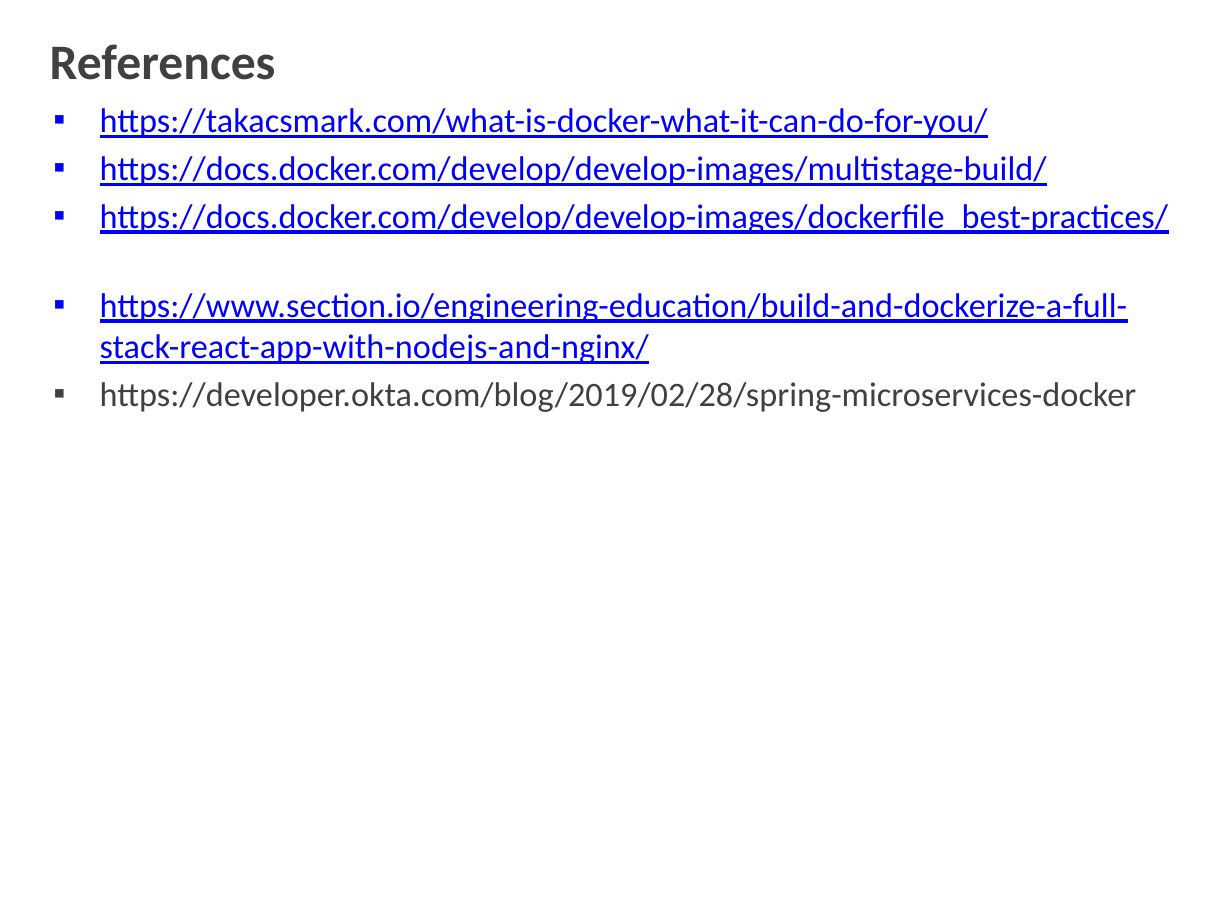
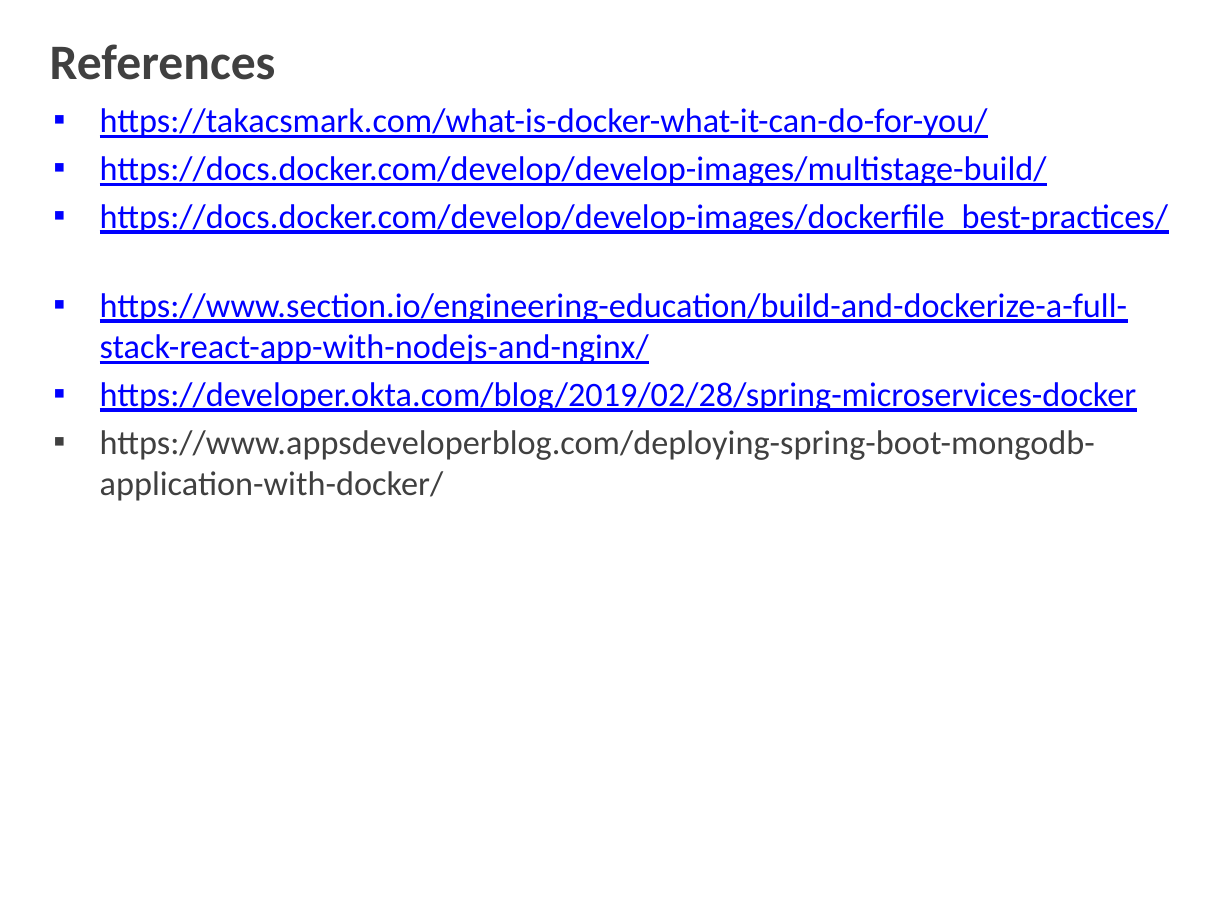
Before and after one commit to shalini06mittal/ConcertoTraining, a slide deck: slide 19 of ppts/Docker/3_Docker_Dockerfile.pptx (slide 18 before the commit). Drawn at 1232x924 pixels with LibreOffice and Linux fonts; fonts in the diff are those of the drawing; background and template pictures are left out. Boxes give left, top, right and bottom in pixels: in the first picture for what was removed or moved away, otherwise in the second. Text is boxed around its words. In the diff, an @@ line names an element or a change of style, - is before the commit and + after.

Commit message:
docker

```diff
--- a/ppts/Docker/3_Docker_Dockerfile.pptx
+++ b/ppts/Docker/3_Docker_Dockerfile.pptx
@@ text at [100,382,1137,412]: text colour #404040 to #0000FF, underline on in "https://developer.okta.com/blog/2019/02/28/spring-microservi ..." @@
@@ text at [100,430,1095,501]: paragraph added @@
+▪ https://www.appsdeveloperblog.com/deploying-spring-boot-mongodb-application-with-docker/
```
Also in this commit, not shown: 1 other slide changed, 1 slide added, 56 other files.
